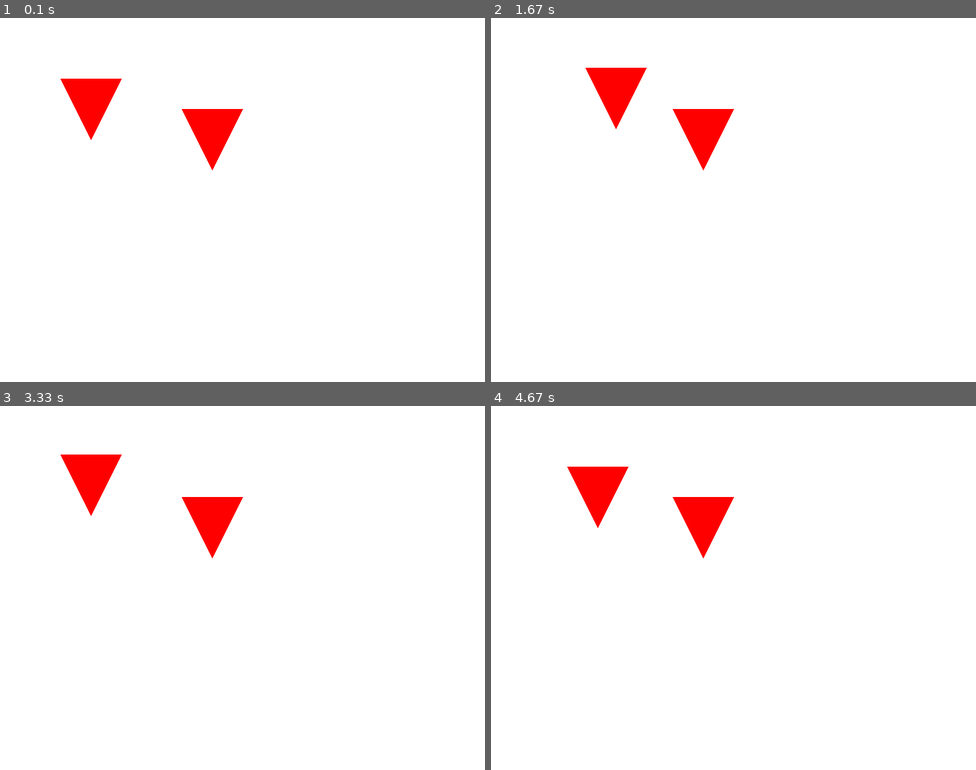
Above: before the commit, frames 1-4 (two rows, left to right).
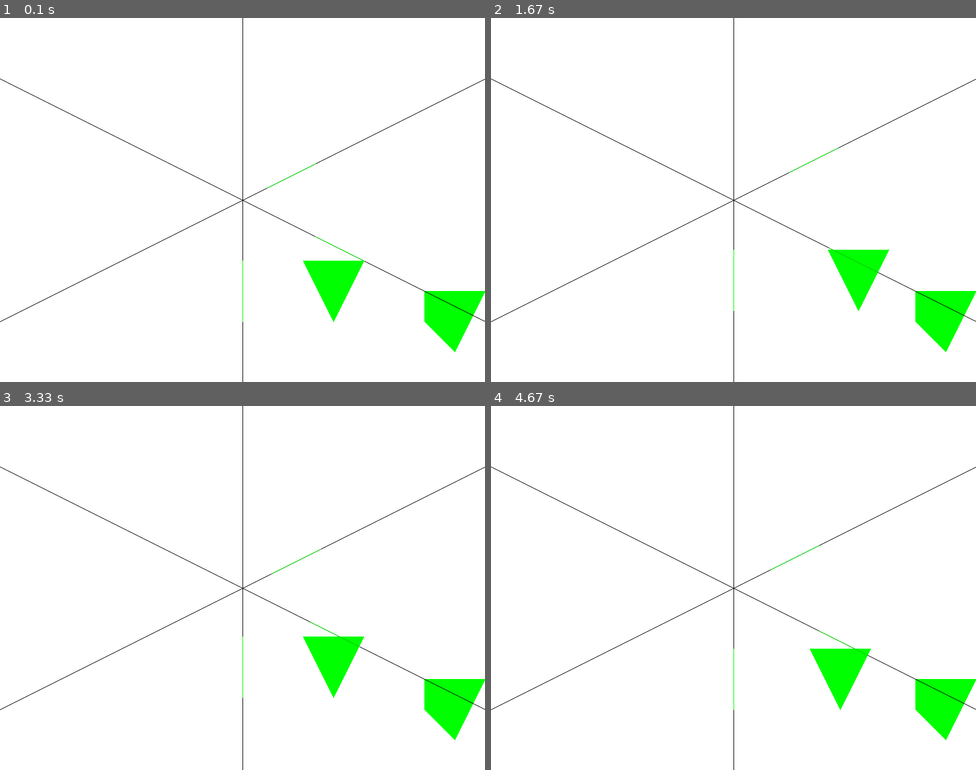
Above: after the commit, the same moments.

Repository: TeshShin/OpenGL_with_Pygame_programming
Game: pygame game, started from 개인프로젝트/MakeSATproject/main.py
Two runs of this game, one before a commit and one after it. Both use one fixed random seed, a clock stepped at 60 frames per second and the inputs below.
Inputs:
- Up to frame 1 (0.1 s): no input
- Up to frame 2 (1.67 s): hold Right 0.33-0.8 s; hold Up 0.83-1.13 s; hold Right 1.17-1.63 s
- Up to frame 3 (3.33 s): hold Left 1.67-2.2 s; hold Down 2.23-2.53 s; hold Left 2.57-2.97 s; hold Up from 3 s (still down)
- Up to frame 4 (4.67 s): release Up at 3.37 s; hold Right 3.4-4.03 s; hold Down 4.07-4.43 s; hold Left from 4.47 s (still down)

The runs differ from the first frame. In frame 1, 5.1% of the frame differs, in the area x 0-100%, y 0-100%; in frame 2, 5.1%; in frame 3, 5.1%; in frame 4, 5.1%.

Commit message:
SAT 축을 원하는 좌표로 옮겨서 보이는데에는 성공함.

Diff:
--- a/개인프로젝트/MakeSATproject/main.py
+++ b/개인프로젝트/MakeSATproject/main.py
@@ -15,10 +15,19 @@
 # 색상 정의
 white = (255, 255, 255)
 red = (255, 0, 0)
+green = (0, 255, 0)
+black = (0,0,0)
 
 # 다각형 정점 좌표
 polygon1 = [[100, 100], [200, 100], [150, 200]]
-polygon2 = [[300, 150], [400, 150], [350, 250]]
+polygon2 = [[300, 150], [400, 150], [350, 250], [300, 200]]
+
+def transform_coordinates(x, y, screen_width, screen_height):
+    center_x = screen_width // 2
+    center_y = screen_height // 2
+    transformed_x = x - center_x
+    transformed_y = y - center_y
+    return transformed_x, transformed_y
 
 def project_polygon(axis, polygon):
     """다각형을 축에 사영한 결과를 반환합니다."""
@@ -33,7 +42,7 @@
     return min_proj, max_proj
 
 def get_axes(polygon):
-    """다각형의 변에 대한 축을 반환합니다."""
+    """다각형의 변에 대한 노말축을 반환합니다."""
     axes = []
     for i in range(len(polygon)):
         point1 = polygon[i]
@@ -59,6 +68,32 @@
             return False
 
     return True
+
+def draw_axis(polygon):
+    axes = get_axes(polygon)
+    for axis in axes:
+        x = width / 2
+        y = height / 2
+        x1 = (axis[0]* 1000 + x)
+        y1 = (axis[1]* 1000 + y)
+        x2 = (axis[0]* -1000 + x)
+        y2 = (axis[1]* -1000 + y)
+
+        min_proj , max_proj = project_polygon(axis, polygon)
+        print(min_proj)
+        proj_x1 = (axis[0]* min_proj + x)
+        proj_y1 = (axis[1]* min_proj + y)
+        proj_x2 = (axis[0]* max_proj + x)
+        proj_y2 = (axis[1]* max_proj + y)
+        pygame.draw.aaline(screen, black, [x1, y1], [x2, y2])
+        pygame.draw.aaline(screen, green, [proj_x1, proj_y1], [proj_x2, proj_y2])
+
+def draw_neworigin_polygon(polygon, color = green):
+    newpolygon = []
+    for point in polygon:
+        newpolygon.append([point[0] + width / 2, point[1] + height / 2])
+    pygame.draw.polygon(screen, color, newpolygon)
+
 
 # 게임 루프
 while True:
@@ -86,13 +121,15 @@
 
     # 화면 그리기
     screen.fill(white)
-    pygame.draw.polygon(screen, red, polygon1)
-    pygame.draw.polygon(screen, red, polygon2)
-
+    # pygame.draw.polygon(screen, green, polygon1)
+    # pygame.draw.polygon(screen, green, polygon2)
+    draw_neworigin_polygon(polygon1)
+    draw_neworigin_polygon(polygon2)
+    draw_axis(polygon1)
     # 충돌 시 색상 변경
     if collision:
-        pygame.draw.polygon(screen, (0, 255, 0), polygon1)
-        pygame.draw.polygon(screen, (0, 255, 0), polygon2)
+        draw_neworigin_polygon(polygon1, red)
+        draw_neworigin_polygon(polygon2, red)
 
     pygame.display.flip()
 
@@ -106,3 +143,6 @@
 
 # 각 노말축을 보이게하고 충돌한 길이에 대해선 색이 다르게 해서 충돌 했을 때 모든 축에 충돌한
 # 부분이 있는지 보여주는 기능이 있으면 좋겠음.
+
+
+# 11-27 도형들의 원점기준을 바꿔서 하는게 아닌 새로 생성한 축에 대한 투영을 해보기
